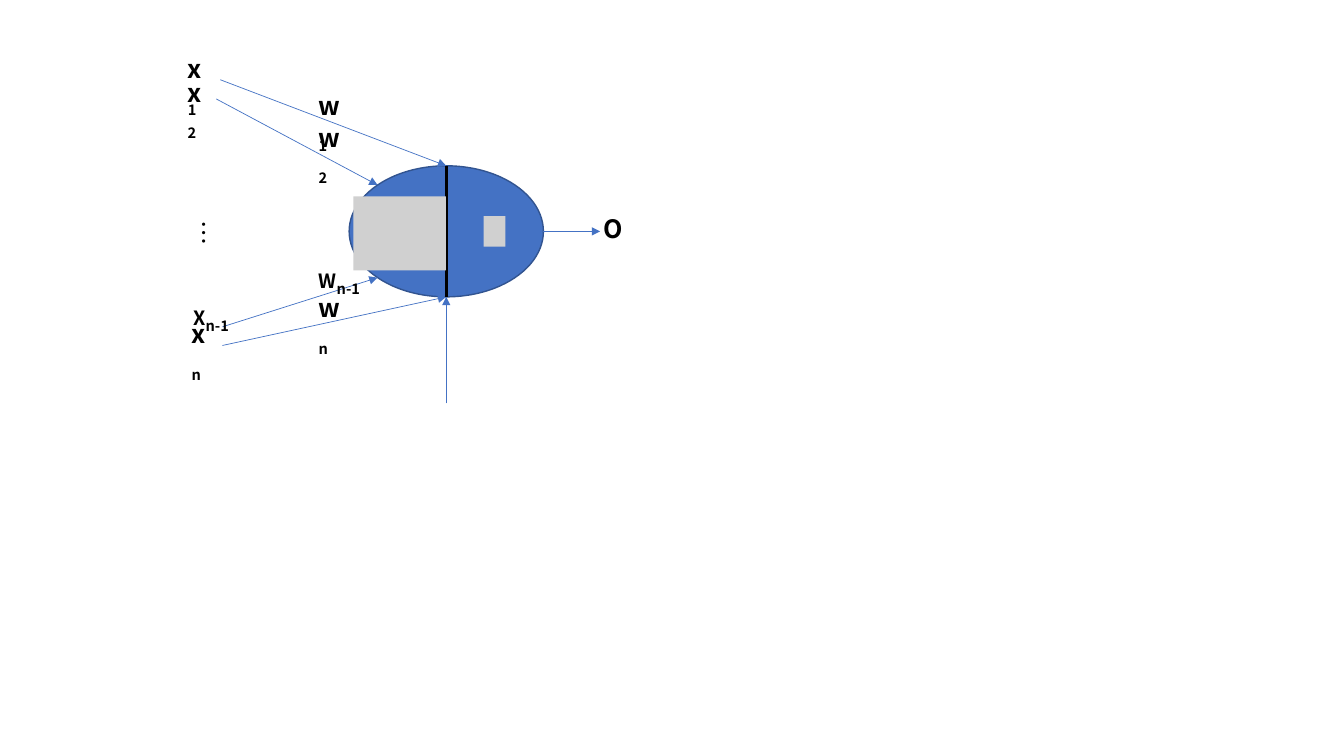
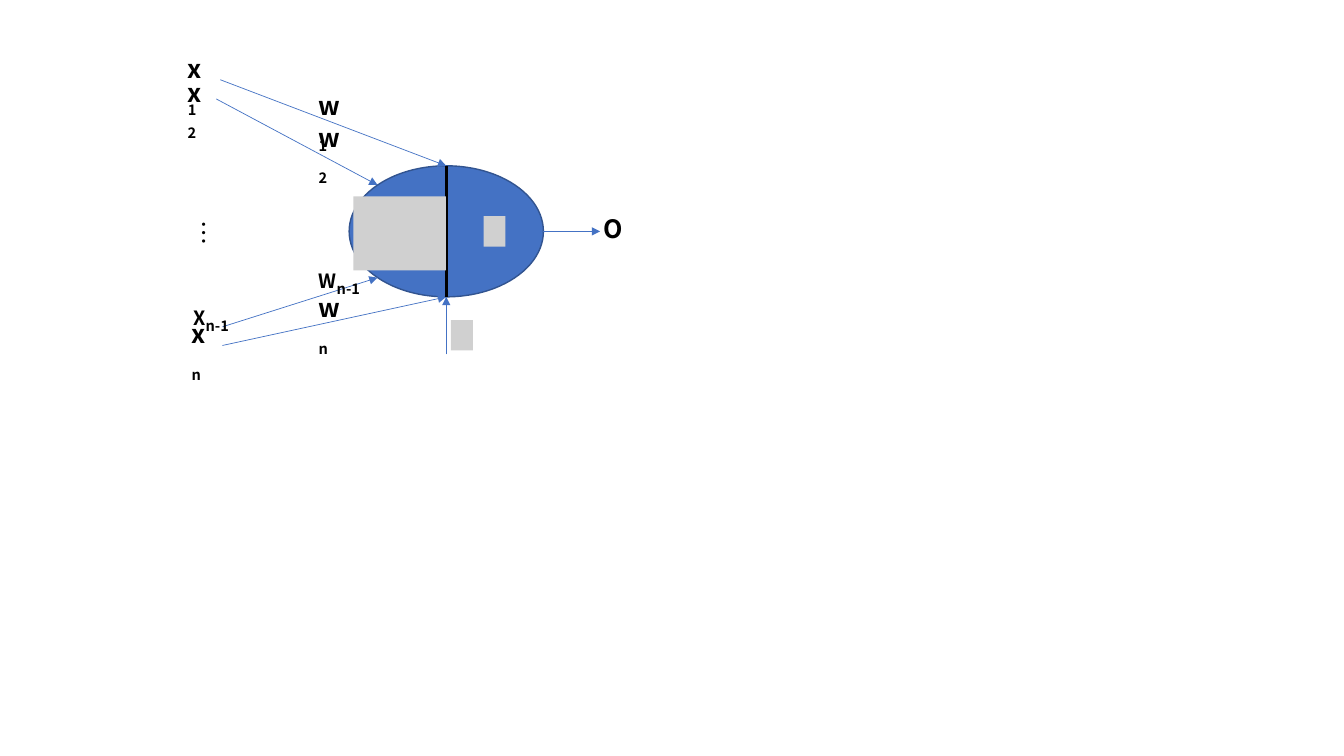
Before and after one commit to DreamBoatOve/gitTest, a slide deck: slide 4 of master/opening/imgs/img_maker.pptx. Drawn at 1344x756 pixels with LibreOffice and Linux fonts; fonts in the diff are those of the drawing; grey boxes stand for pictures. Boxes give left, top, right and bottom in pixels: in the first picture for what was removed or moved away, otherwise in the second. Text is boxed around its words. In the diff, an @@ line names an element or a change of style, - is before the commit and + after.

```diff
--- a/master/opening/imgs/img_maker.pptx
+++ b/master/opening/imgs/img_maker.pptx
@@ arrow moved from (447, 403) - (447, 297) to (447, 355) - (447, 297) @@
@@ picture added at box(451, 320, 473, 350) @@
```
Also in this commit, not shown: 3 other files.
